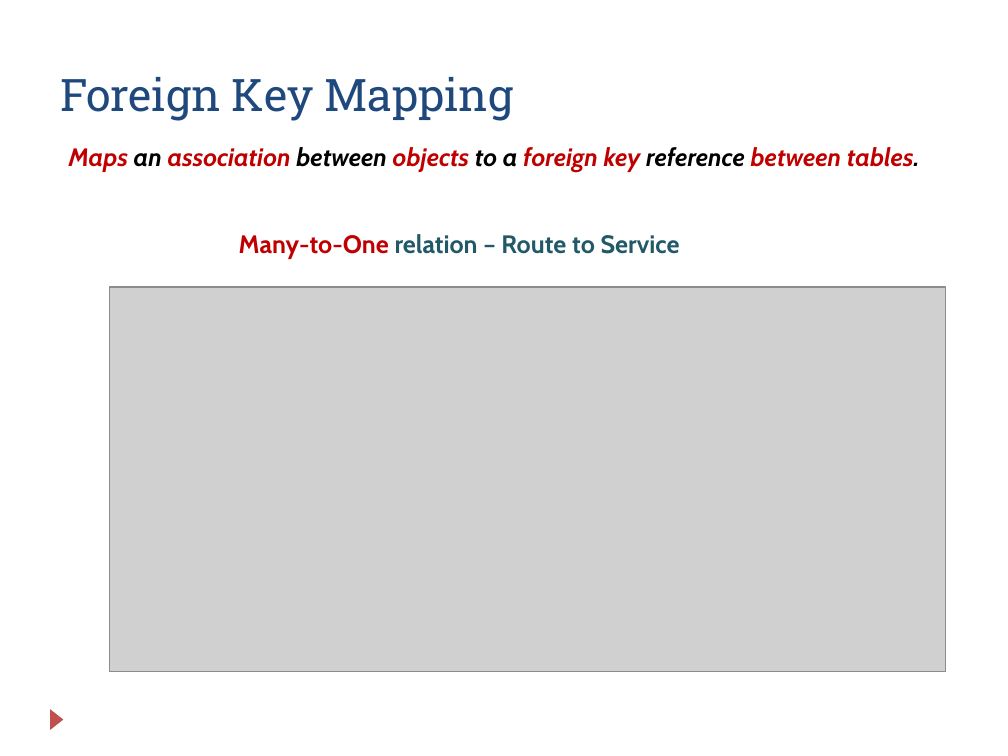
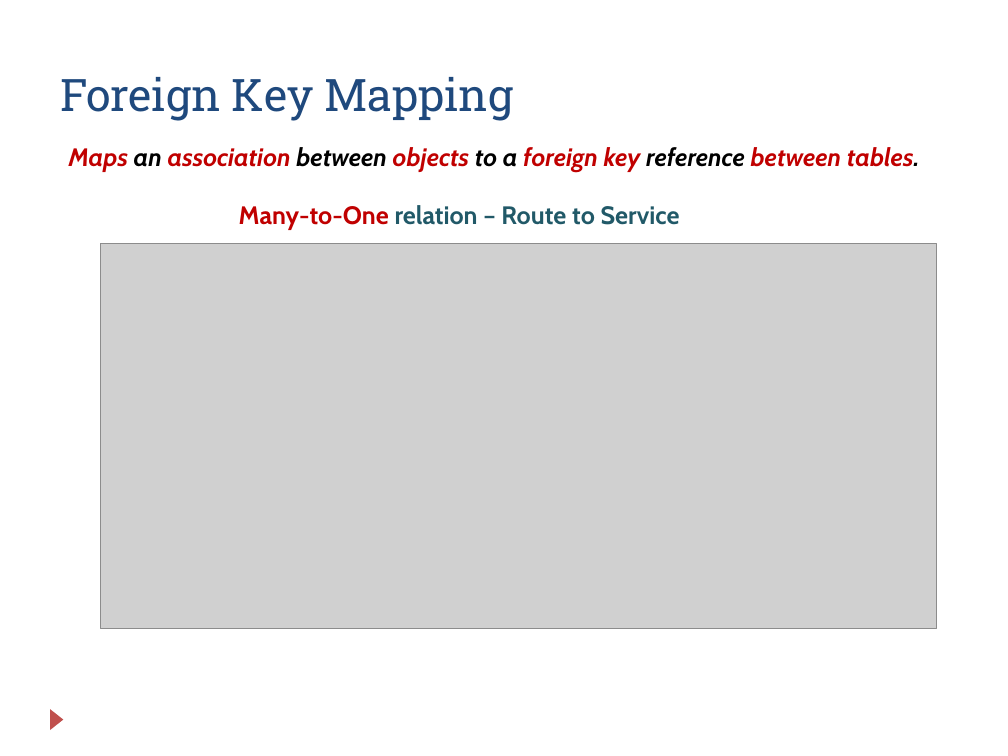
Before and after one commit to zarras/myy803-slides, a slide deck: slide 13 of SoftEng-Lab-JPA.ppt (slide 11 before the commit). Drawn at 1008x756 pixels with LibreOffice and Linux fonts; fonts in the diff are those of the drawing; grey boxes stand for pictures. Boxes give left, top, right and bottom in pixels: in the first picture for what was removed or moved away, otherwise in the second. Text is boxed around its words. In the diff, an @@ line names an element or a change of style, - is before the commit and + after.

```diff
--- a/SoftEng-Lab-JPA.ppt
+++ b/SoftEng-Lab-JPA.ppt
@@ text "Many-to-One relation – Route to ...": place and size @@
-text "Many-to-One relation – Route to ..." at <box>239,234,680,259</box>
+text "Many-to-One relation – Route to ..." at <box>239,205,680,230</box>
@@ picture: place and size @@
-picture at <box>109,287,944,672</box>
+picture at <box>101,244,936,629</box>
```
Also in this commit, not shown: 10 other slides changed, 2 slides added, 5 other files.
